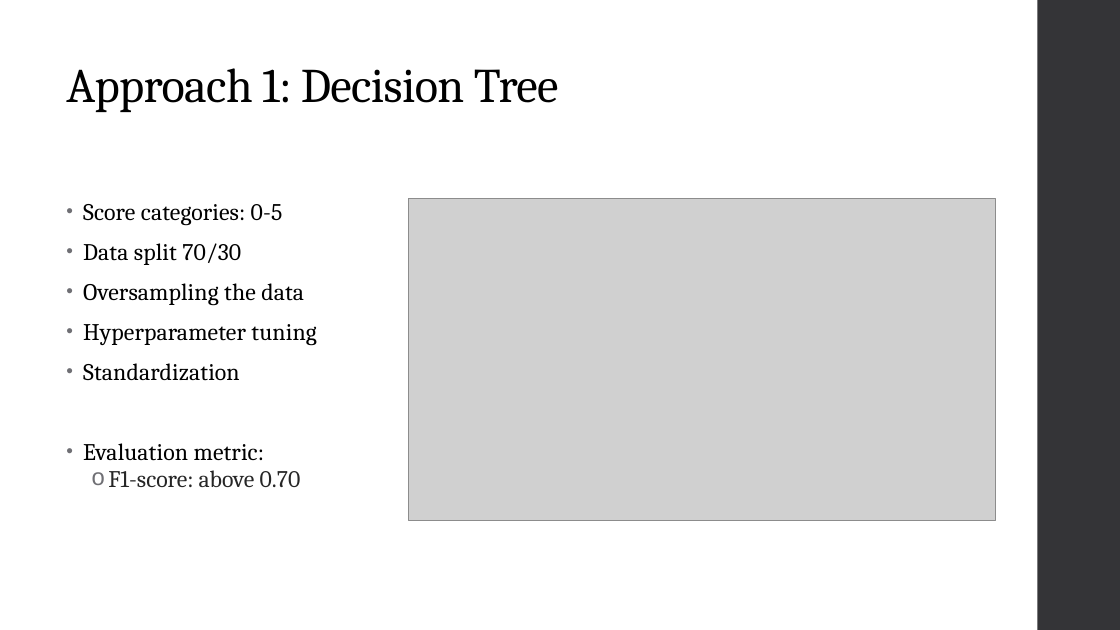
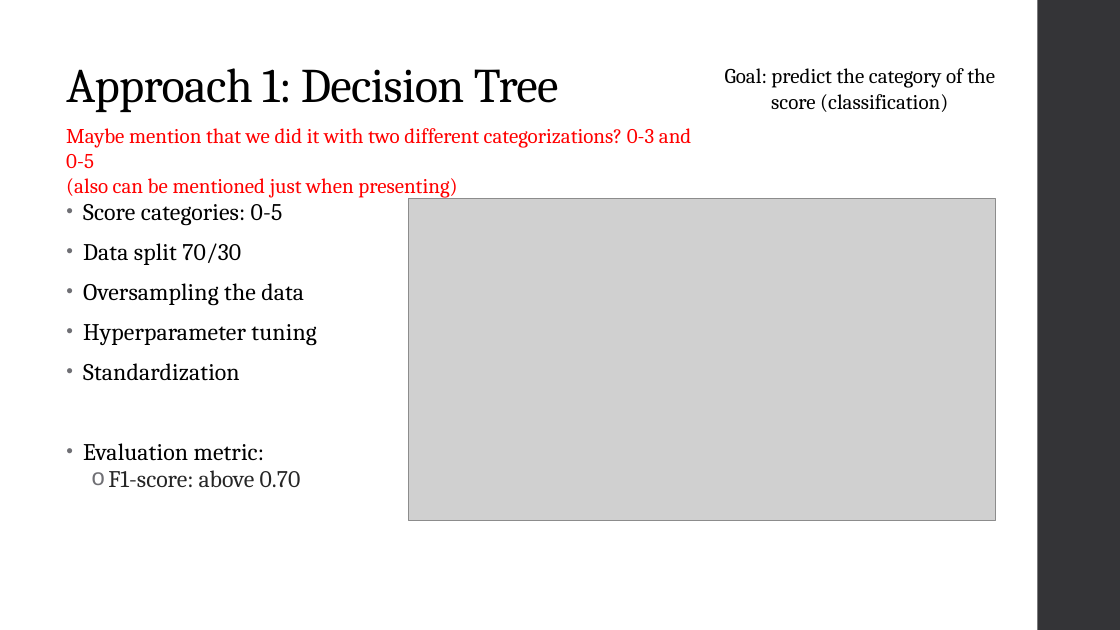
Before and after one commit to fskgiulia/JYUEF01, a slide deck: slide 5 of edm-project.pptx. Drawn at 1120x630 pixels with LibreOffice and Linux fonts; fonts in the diff are those of the drawing; grey boxes stand for pictures. Boxes give left, top, right and bottom in pixels: in the first picture for what was removed or moved away, otherwise in the second. Text is boxed around its words. In the diff, an @@ line names an element or a change of style, - is before the commit and + after.

Commit message:
updated ppt

```diff
--- a/edm-project.pptx
+++ b/edm-project.pptx
@@ text added at bbox=[725, 68, 995, 112], 18 pt, text #000000 @@
+Goal: predict the category of the score (classification)
@@ text added at bbox=[66, 128, 691, 199], 18 pt, text #FF0000 @@
+Maybe mention that we did it with two different categorizations? 0-3 and 0-5
+(also can be mentioned just when presenting)
```
Also in this commit, not shown: 3 other slides changed.
